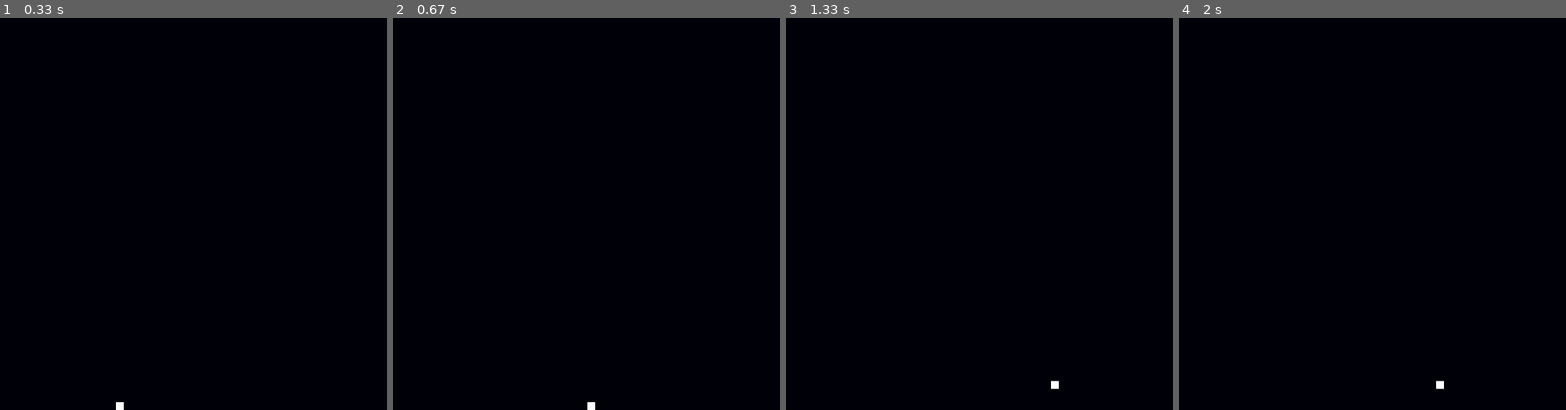
Above: before the commit, frames 1-4 (left to right).
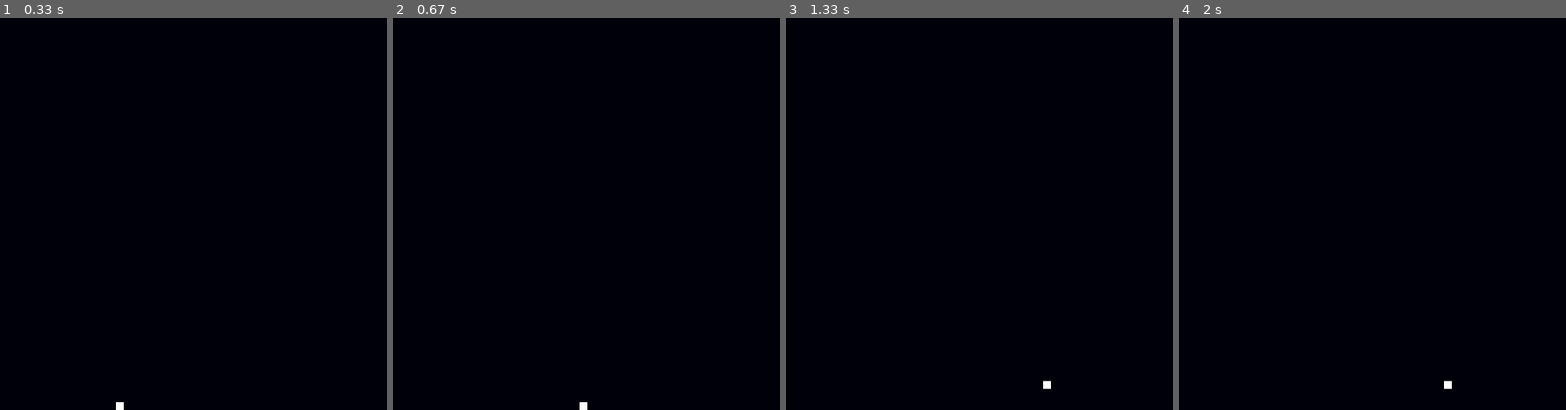
Above: after the commit, the same moments.

Repository: desvasicek/retro-pygame
Game: pygame game, started from retro-pygame.py
Same seed, same stepped clock (60 frames per second), same inputs: the game is played once before the commit and once after it.
Inputs:
- Up to frame 1 (0.33 s): no input
- Up to frame 2 (0.67 s): hold Right from 0.33 s (still down)
- Up to frame 3 (1.33 s): release Right at 0.8 s; hold Up 0.83-1.13 s; hold Right from 1.17 s (still down)
- Up to frame 4 (2 s): release Right at 1.63 s; hold Left from 1.67 s (still down)
The pictures show only the part of the screen within x 33-83%, y 50-100%; the shares and areas given below are measured in that part.

Frame 1 is identical in both runs. In frame 2, less than 0.1% of the frame differs, in the area x 48-53%, y 98-100%; in frame 3, less than 0.1%, in the area x 66-71%, y 92-95%; in frame 4, less than 0.1%.

Commit message:
Clean up code v1.0

Diff:
--- a/retro-pygame.py
+++ b/retro-pygame.py
@@ -20,6 +20,29 @@
                 self.rect = pygame.Rect(self.pos, self.size)
             else:
                 enemies.remove(self)
+    class Player(pygame.sprite.Sprite):
+        def __init__(self, name):
+            super().__init__()
+            self.pos = [490, 990]
+            self.size = [10, 10]
+            self.rect = pygame.Rect(self.pos, self.size)
+        def move(self):
+            keys = pygame.key.get_pressed()
+            if keys[pygame.K_LEFT] and self.pos[0] > 10:
+                self.pos[0] -= 10
+            if keys[pygame.K_RIGHT] and self.pos[0] < 990 - self.size[0]:
+                self.pos[0] += 10
+            if keys[pygame.K_UP] and self.pos[1] > 10:
+                self.pos[1] -= 3
+            if keys[pygame.K_DOWN] and self.pos[1] < 990 - self.size[1]:
+                self.pos[1] += 3
+            self.rect = pygame.Rect(self.pos, self.size)
+        def draw(self):
+            pygame.draw.rect(game, (255, 255, 255), self.rect)
+        def collide(self):
+            for enemy in enemies:
+                if self.pos[0] >= enemy.pos[0] and self.pos[0] <= enemy.pos[0] + enemy.size[0] and self.pos[1] >= enemy.pos[1] and self.pos[1] <= enemy.pos[1] + enemy.size[1]:
+                    game_over = True
     Enemy()
     pygame.init()
     mixer.init()
@@ -41,7 +64,7 @@
     y = 990
     height = 10
     width = 10
-    player = pygame.Rect((x, y), (width, height))
+    player = Player('Player 1')
     vel = 10
     while running:
         pygame.display.flip()
@@ -52,14 +75,8 @@
                     except:
                         pass
                     print(f"Score: {points}")
-                if event.type == pygame.KEYDOWN:
-                    if event.key == pygame.K_SPACE:
-                        if width == 10:
-                            width = 5
-                        else:
-                            width = 10
-        keys = pygame.key.get_pressed()
         game.fill((0, 0, 12))
+        player.collide()
         for enemy in enemies:
             pygame.draw.rect(game, (200, 200, 200), enemy.rect)
             enemy.movedown()
@@ -67,23 +84,17 @@
                 Enemy()
             if enemy.pos[1] >= 1000:
                 enemies.remove(enemy)
-            if x >= enemy.pos[0] and x <= enemy.pos[0] + enemy.size[0] and y >= enemy.pos[1] and y <= enemy.pos[1] + enemy.size[1]:
+            if player.pos[0] >= enemy.pos[0] and player.pos[0] <= enemy.pos[0] + enemy.size[0] and player.pos[1] >= enemy.pos[1] and player.pos[1] <= enemy.pos[1] + enemy.size[1]:
                 game_over = True
         if game_over:
             gameover()
-            pygame.draw.rect(game, (255, 255, 255), (490, 990, 10, 10))
+            player.draw()
         else:
             points += 1.5
-            if keys[pygame.K_LEFT] and x > 10:
-                x -= 10
-            if keys[pygame.K_RIGHT] and x < 990 - width:
-                x += 10
-            if keys[pygame.K_UP] and y > 10:
-                y -= 3
-            if keys[pygame.K_DOWN] and y < 990 - height:
-                y += 3
-            pygame.draw.rect(game, (255, 255, 255), (x, y, width, height))
+            player.draw()
+            player.move()
         if game_over:
+            keys = pygame.key.get_pressed()
             if keys[pygame.K_SPACE]:
                 pygame.quit()
                 game_loop()
